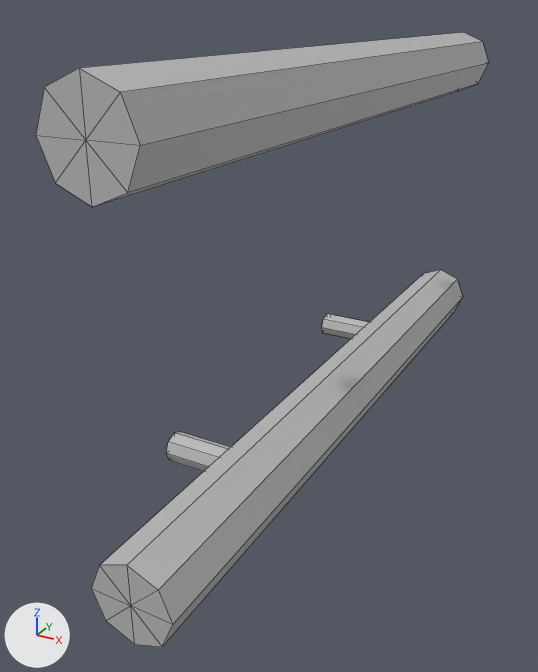
One commit to the FBX model Assets/MotherDuckLEVELS/YOUR_WORK_HERE/Scenes/Tyler's space/Meshes/Glass_Wall_Meshes/Middle_Pole.fbx: the scene before it, then after it.
Camera for both pictures: a camera (50 mm lens) standing at (0.78, -1.86, 1.33) and looking at (-0.16, -0.17, 0.48). Arrows for +X, +Y and +Z are at lower left; the lights stay in place. Mesh edges are drawn as thin lines. Where no turn or scale is listed for an object, it has been applied to the vertices.

The first picture shows 'Middle_Pole'.
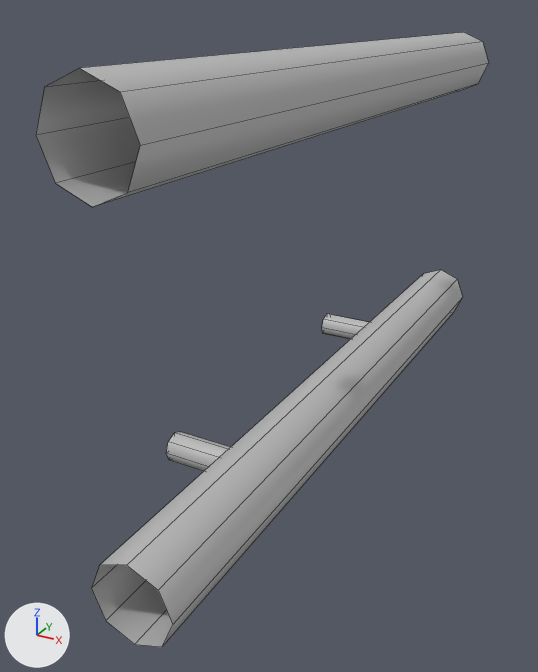
Where the change shows, as pixel boxes [x1, y1, x2, y2] in the pictures (538 x 672 px):
part 1 of me_mesh, deleted: before [91, 565, 173, 647]
part 2 of me_mesh, deleted: before [36, 68, 140, 207]

The edits, one by one:
me_mesh is used by ob_middle_pole; location (-0.006, -0.002, 0.003).
Verts and faces of me_mesh; kept vertices keep their numbers, new ones are numbered from 108.
Before the commit, vertices of me_mesh: 18 (-0.06, -0.46, 0.28), 19 (-0.06, -0.45, 0.26), 20 (-0.06, -0.46, 0.23), 21 (-0.06, -0.49, 0.22), 22 (-0.06, -0.52, 0.23).
Before the commit, vertices of me_mesh: 23 (-0.06, -0.53, 0.26), 24 (-0.06, -0.52, 0.28), 25 (-0.06, -0.49, 0.3), 34 (-0.06, -0.49, 0.26), 98 (0.08, -1.01, 0.33) at pixel (158, 590).
Before the commit, vertices of me_mesh: 99 (0.01, -1.01, 0.36) at pixel (126, 565), 100 (-0.06, -1.01, 0.33) at pixel (99, 565), 101 (-0.09, -1.01, 0.26) at pixel (91, 588), 102 (-0.06, -1.01, 0.19) at pixel (105, 620), 103 (0.01, -1.01, 0.16) at pixel (134, 644).
Before the commit, vertices of me_mesh: 104 (0.08, -1.01, 0.19) at pixel (162, 646), 105 (0.11, -1.01, 0.26) at pixel (172, 624), 107 (0.01, -1.01, 0.26) at pixel (130, 605).
Before the commit, vertices of me_mesh: 36 (-0.06, -0.46, 1.18), 37 (-0.06, -0.45, 1.15), 38 (-0.06, -0.46, 1.12), 39 (-0.06, -0.49, 1.11), 40 (-0.06, -0.52, 1.12).
Before the commit, vertices of me_mesh: 41 (-0.06, -0.53, 1.15), 42 (-0.06, -0.52, 1.18), 43 (-0.06, -0.49, 1.19), 52 (-0.06, -0.49, 1.15), 80 (0.08, -1.01, 1.22) at pixel (120, 92).
Before the commit, vertices of me_mesh: 81 (0.01, -1.01, 1.25) at pixel (79, 68), 82 (-0.06, -1.01, 1.22) at pixel (44, 87), 83 (-0.09, -1.01, 1.15) at pixel (35, 135), 84 (-0.06, -1.01, 1.08) at pixel (55, 183), 85 (0.01, -1.01, 1.05) at pixel (92, 207).
Before the commit, vertices of me_mesh: 86 (0.08, -1.01, 1.08) at pixel (127, 192), 87 (0.11, -1.01, 1.15) at pixel (140, 145), 89 (0.01, -1.01, 1.15) at pixel (85, 140).
me_mesh had 108 vertices, 144 faces and spanned x -0.26..0.11, y -1.01..0.99, z 0.16..1.25.
me_mesh now has 100 vertices, 80 faces and spans x -0.26..0.11, y -1.01..0.99, z 0.16..1.25.
Part 1, on me_mesh:
Vertices deleted: 34, 107 (with the faces that use them).
Part 2, on me_mesh:
Vertices deleted: 52, 89 (with the faces that use them).
me_mesh part 3: the surface is now shaded smooth.
